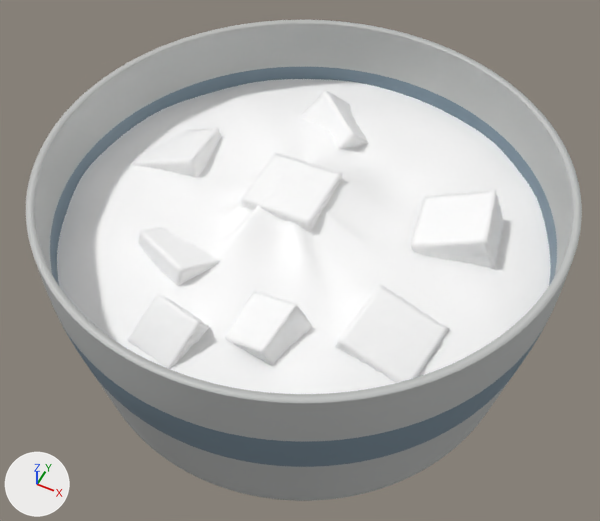
The FBX model Assets/Models/Items/Ingredients/Raw/gula.fbx as it was, and as the next commit left it.
Camera for both pictures: a 50 mm camera at (0.234, -0.475, 0.736) aimed at (-0.005, 0.004, 0.137). Arrows for +X, +Y and +Z are at lower left; the lights stay in place. Where no turn or scale is listed for an object, it has been applied to the vertices.
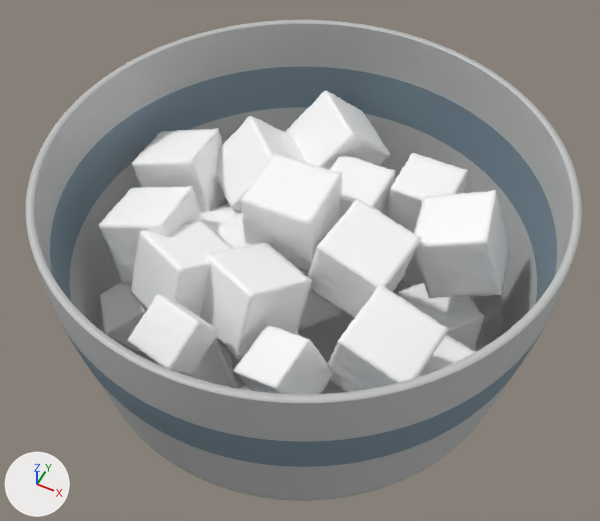
What the commit changed:
Mesh me_cube_041 is new.
It has 1538 vertices, 1536 faces and spans x -0.029..0.0584, y -0.0586..0.021, z -0.028..0.0481.
It uses material mat_gula_001 (white #ffffff).
Mesh me_cube_035 is new.
It has 1538 vertices, 1536 faces and spans x -0.0658..0.0446, y -0.0449..0.0592, z -0.0135..0.0787.
It uses material mat_gula_001 (white #ffffff).
Mesh me_cube_044 is new.
It has 1538 vertices, 1536 faces and spans x -0.0555..0.0356, y -0.0388..0.0478, z -0.0147..0.0778.
It uses material mat_gula_001 (white #ffffff).
Mesh me_cube_033 is new.
It has 1538 vertices, 1536 faces and spans x -0.0512..0.0506, y -0.0515..0.0505, z -0.0006..0.0733.
It uses material mat_gula_001 (white #ffffff).
Mesh me_cube_036 is new.
It has 1538 vertices, 1536 faces and spans x -0.0489..0.0574, y -0.0605..0.0484, z -0.0082..0.077.
It uses material mat_gula_001 (white #ffffff).
Mesh me_cube_046 is new.
It has 1538 vertices, 1536 faces and spans x -0.0295..0.0295, y -0.0295..0.0295, z -0.0004..0.0586.
It uses material mat_gula_001 (white #ffffff).
Mesh me_cube_034 is new.
It has 1538 vertices, 1536 faces and spans x -0.0429..0.0427, y -0.043..0.0427, z -0.0004..0.0613.
It uses material mat_gula_001 (white #ffffff).
Mesh me_cube_038 is new.
It has 1538 vertices, 1536 faces and spans x -0.048..0.0305, y -0.048..0.0304, z -0.0131..0.0538.
It uses material mat_gula_001 (white #ffffff).
Mesh me_cube_040 is new.
It has 1538 vertices, 1536 faces and spans x -0.0484..0.0609, y -0.077..0.0082, z -0.0567..0.0482.
It uses material mat_gula_001 (white #ffffff).
Object 'Cube.008' (ob_cube_008) moves from (0.009, -0.1155, 0.1754) to (0.0263, -0.1272, 0.1536).
Object 'Circle' (ob_circle) is deleted.
Object 'Cube.018' (ob_cube_018) is new; it shows a copy of the mesh of ob_cube_006.
Its location is (-0.013, -0.0922, 0.1369).
Object 'Cube.017' (ob_cube_017) is new; it shows me_cube_041.
Its location is (-0.0629, -0.1009, 0.0928).
Object 'Cube.011' (ob_cube_011) is new; it shows me_cube_035.
Its location is (0.1594, -0.0581, 0.0685).
Object 'Cube.020' (ob_cube_020) is new; it shows me_cube_044.
Its location is (-0.1166, -0.0577, 0.1378).
Object 'Cube.009' (ob_cube_009) is new; it shows me_cube_033.
Its location is (0.0019, 0.024, 0.0677).
Object 'Cube.012' (ob_cube_012) is new; it shows me_cube_036.
Its location is (0.0414, -0.1399, 0.0537).
Object 'Cube.019' (ob_cube_019) is new; it shows a copy of me_cube_033.
Its location is (-0.0759, -0.0177, 0.0897).
Object 'Cube.022' (ob_cube_022) is new; it shows me_cube_046.
Its location is (0.0184, 0.0768, 0.1348).
Object 'Cube.010' (ob_cube_010) is new; it shows me_cube_034.
Its location is (0.1297, 0.0355, 0.0503).
Object 'Cube.021' (ob_cube_021) is new; it shows a copy of the mesh of ob_cube_007.
Its location is (-0.1033, 0.0875, 0.1772).
Object 'Cube.014' (ob_cube_014) is new; it shows me_cube_038.
Its location is (-0.1206, -0.0908, 0.0836).
Object 'Cube.024' (ob_cube_024) is new; it shows a copy of the mesh of ob_cube_003.
Its location is (0.0575, -0.0113, 0.1537).
Object 'Cube.016' (ob_cube_016) is new; it shows me_cube_040.
Its location is (0.0657, 0.1628, 0.0947).

Pixel boxes (x1, y1, x2, y2) of what changed, in the pictures (600 x 521 px):
'Circle', deleted: before (57, 79, 551, 394)
'Cube.018', added: after (200, 242, 312, 359)
'Cube.024', added: after (308, 199, 422, 319)
'Cube.008', moved: before (225, 291, 312, 366); after (233, 324, 333, 394)
'Cube.020', added: after (99, 185, 204, 284)
'Cube.021', added: after (216, 116, 306, 211)
'Cube.010', added: after (397, 283, 484, 350)
'Cube.022', added: after (329, 154, 396, 218)
'Cube.014', added: after (99, 282, 147, 352)
'Cube.017', added: after (186, 339, 237, 388)
'Cube.019', added: after (201, 204, 251, 248)
'Cube.011', added: after (420, 334, 476, 376)
'Cube.009', added: after (298, 270, 345, 331)
'Cube.016', added: after (400, 254, 423, 288)
'Cube.012', added: after (238, 385, 250, 390)
'Cube.001', unchanged, uncovered by the edit: after (387, 153, 468, 234)
